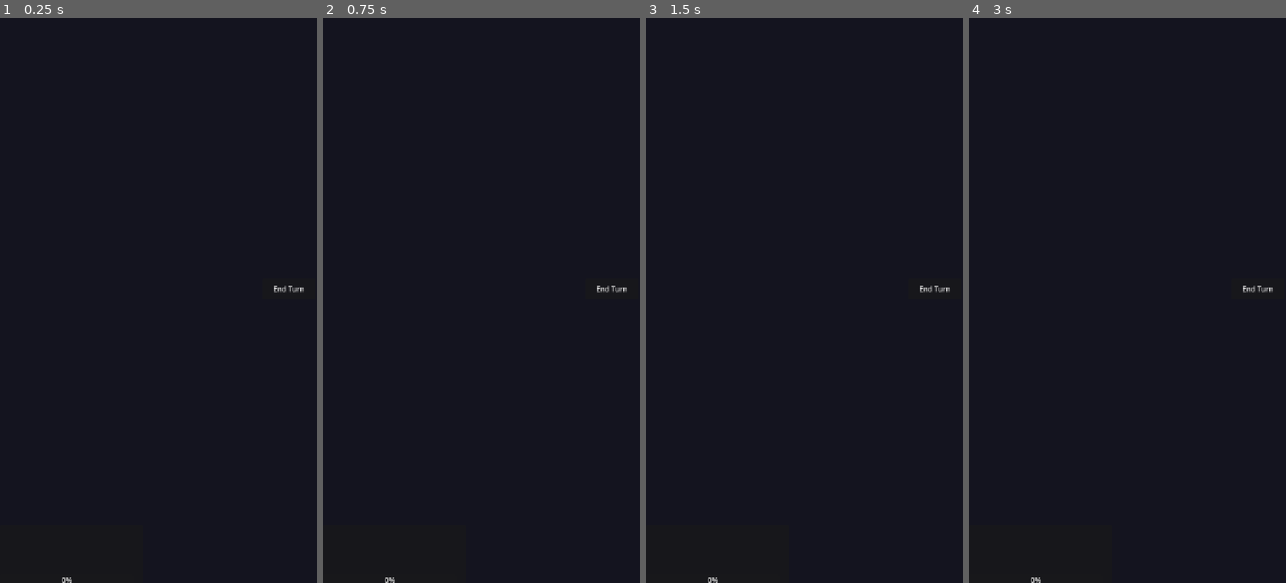
Above: before the commit, frames 1-4 (left to right).
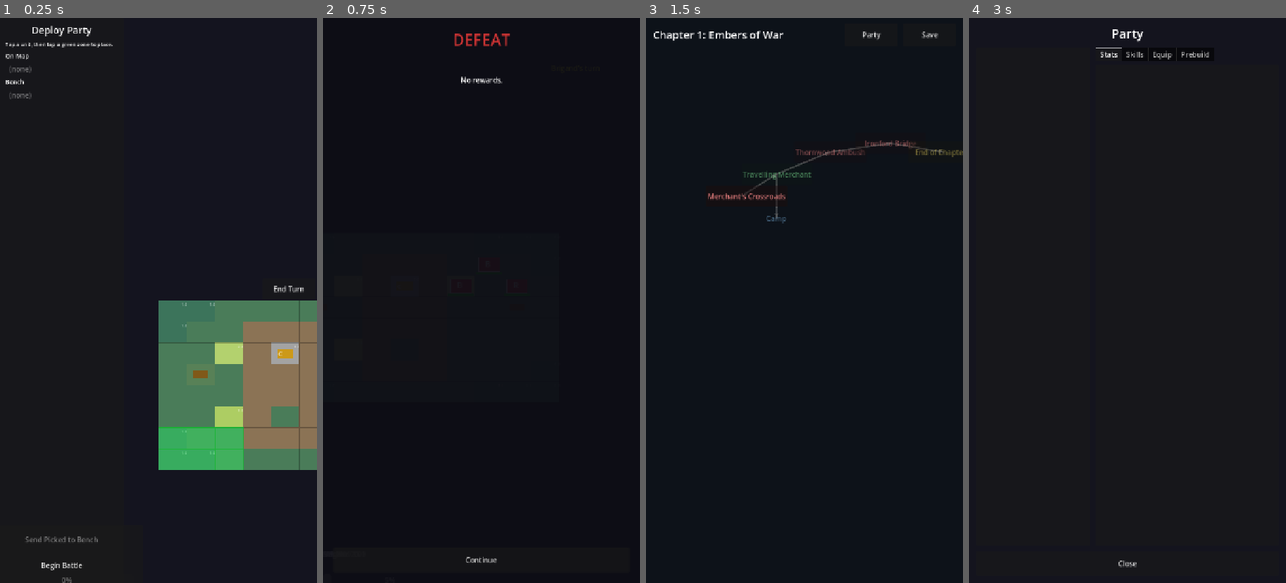
Above: after the commit, the same moments.

Repository: GetFunctMaddMatt/Claude
Game: Godot game, scene res://scenes/Battle.tscn
The game is run twice, just before and just after one commit, with the same random seed, the same clock (stepped at 60 frames per second) and the same inputs. This scene is started directly instead of the project's main scene.
Inputs (mouse positions are in pixels of both pictures, inside the frame that each line leads up to):
- Up to frame 1 (0.25 s): no input
- Up to frame 2 (0.75 s): click (383, 566) at 0.5 s, where only the run after the commit has a clickable "Begin Battle"
- Up to frame 3 (1.5 s): click (804, 560) at 1.25 s, where only the run after the commit has a clickable "Continue"
- Up to frame 4 (3 s): click (1257, 289) at 2 s, where only the run before the commit has a clickable "End Turn"; click (1194, 34) at 2.75 s, where only the run after the commit has a clickable "Party"

The runs differ from the first frame. In frame 1, 16% of the frame differs, in the area x 1-100%, y 1-100%; in frame 2, 0.5%; in frame 3, 1.3%; in frame 4, 0.4%.
Error before the commit: Invalid call. Nonexistent function 'load_map' in base 'Nil'. (res://scripts/battle/BattleEngine.gd:50)

Commit message:
fix(battle): replace @export node refs with @onready, fix Camera2D type mismatch
@export node vars in hand-written .tscn files do not auto-resolve their
NodePath assignments at runtime the way the editor does -- grid, hud, etc.
were all null when BattleEngine._ready() called start_battle(), causing
the 'load_map on Nil' crash.

Fix: replace all nine @export node vars in BattleEngine with @onready vars
using $ paths. This is the correct pattern for hand-written scenes -- $ path
resolution is always reliable and does not depend on editor serialization.
The now-redundant NodePath assignments are removed from Battle.tscn.

Also fix Camera2D node in Battle.tscn: min_zoom/max_zoom were written as
Vector2 but CameraController declares them as float @export vars, which
would cause a type error on scene load.

https://claude.ai/code/session_0114YNvNtyu3wud3TocobKKq

Diff:
--- a/tactics_chronicles/scenes/Battle.tscn
+++ b/tactics_chronicles/scenes/Battle.tscn
@@ -14,20 +14,11 @@
 
 [node name="Battle" type="Node2D"]
 script = ExtResource("1")
-grid = NodePath("BattleGrid")
-turn_manager = NodePath("TurnManager")
-action_resolver = NodePath("ActionResolver")
-ai_controller = NodePath("AIController")
-input_handler = NodePath("InputHandler")
-grid_renderer = NodePath("BattleGrid/GridRenderer")
-camera = NodePath("Camera2D")
-hud = NodePath("BattleHUD")
-job_system = NodePath("JobSystem")
 
 [node name="Camera2D" type="Camera2D" parent="."]
 script = ExtResource("8")
-min_zoom = Vector2(0.4, 0.4)
-max_zoom = Vector2(2.0, 2.0)
+min_zoom = 0.4
+max_zoom = 2.0
 
 [node name="BattleGrid" type="Node2D" parent="."]
 script = ExtResource("2")
--- a/tactics_chronicles/scripts/battle/BattleEngine.gd
+++ b/tactics_chronicles/scripts/battle/BattleEngine.gd
@@ -1,19 +1,18 @@
 class_name BattleEngine
 extends Node
 ## Orchestrates a complete battle: map load -> deploy -> player/AI turns -> victory/defeat.
-## Attach to the Battle scene. Holds refs to BattleGrid, TurnManager, ActionResolver.
 
 enum State { IDLE, DEPLOY, PLAYER_TURN, AI_TURN, ANIMATING, VICTORY, DEFEAT }
 
-@export var grid:            BattleGrid
-@export var turn_manager:    TurnManager
-@export var action_resolver: ActionResolver
-@export var ai_controller:   AIController
-@export var input_handler:   InputHandler
-@export var grid_renderer:   GridRenderer
-@export var camera:          CameraController
-@export var hud:             BattleHUD
-@export var job_system:      JobSystem
+@onready var grid:            BattleGrid     = $BattleGrid
+@onready var turn_manager:    TurnManager    = $TurnManager
+@onready var action_resolver: ActionResolver = $ActionResolver
+@onready var ai_controller:   AIController   = $AIController
+@onready var input_handler:   InputHandler   = $InputHandler
+@onready var grid_renderer:   GridRenderer   = $BattleGrid/GridRenderer
+@onready var camera:          CameraController = $Camera2D
+@onready var hud:             BattleHUD      = $BattleHUD
+@onready var job_system:      JobSystem      = $JobSystem
 
 const POST_BATTLE_SCENE = preload("res://scenes/PostBattleScreen.tscn")
 const DEPLOY_PANEL_SCENE = preload("res://scenes/DeployPanel.tscn")
